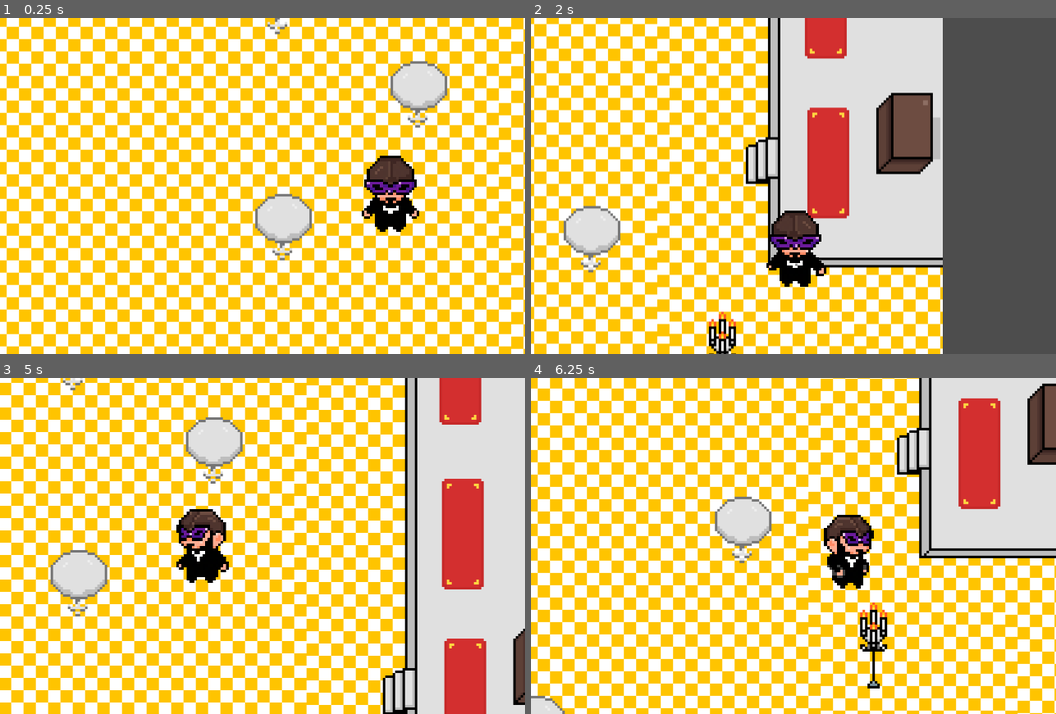
Above: before the commit, frames 1-4 (two rows, left to right).
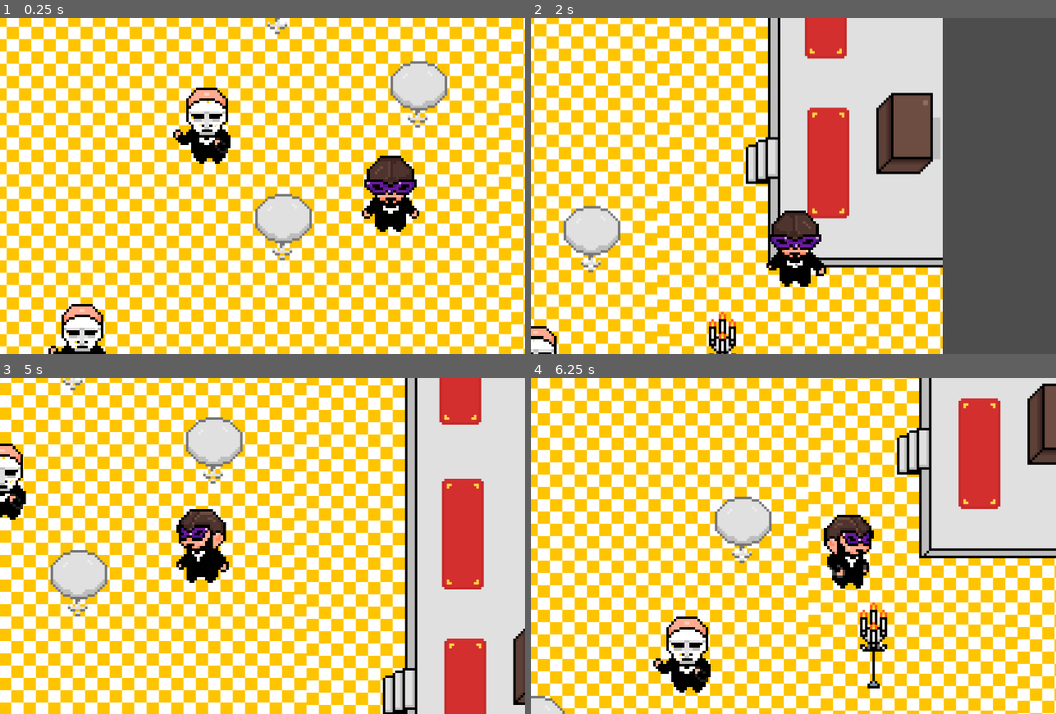
Above: after the commit, the same moments.

Repository: MuriloZF/ggj26
Game: Godot game, scene res://main.tscn
Same seed, same stepped clock (60 frames per second), same inputs: the game is played once before the commit and once after it. This scene is started directly instead of the project's main scene.
Inputs (mouse positions are in pixels of both pictures, inside the frame that each line leads up to):
- Up to frame 1 (0.25 s): no input
- Up to frame 2 (2 s): move the mouse to (909, 169) at 0.52 s; hold D (right) 0.53-1.28 s; tap Space (interact) at 0.6, 1.35 s; move the mouse to (688, 202) at 1.27 s; hold S (down) from 1.28 s (still down)
- Up to frame 3 (5 s): move the mouse to (315, 472) at 2.02 s; release S (down) at 2.03 s; hold D (right) 2.03-2.78 s; tap Space (interact) every 0.75 s from 2.1 to 4.35 s; move the mouse to (236, 613) at 2.77 s; hold W (up) 2.78-3.53 s; move the mouse to (420, 596) at 3.52 s; hold A (left) from 3.53 s (still down); move the mouse to (105, 495) at 4.27 s
- Up to frame 4 (6.25 s): move the mouse to (819, 546) at 5.02 s; release A (left) at 5.03 s; hold S (down) 5.03-5.78 s; tap Space (interact) at 5.1, 5.85 s; move the mouse to (714, 462) at 5.77 s; hold D (right) from 5.78 s (still down)

The runs differ from the first frame. In frame 1, 2.4% of the frame differs, in the area x 9-44%, y 20-100%; in frame 2, 0.3%; in frame 3, 0.8%; in frame 4, 1.5%.

Commit message:
Fixed collision

Diff:
--- /dev/null
+++ b/area_2d.gd
@@ -0,0 +1 @@
+extends Area2D
--- a/boss_fight.tscn
+++ b/boss_fight.tscn
@@ -6,6 +6,7 @@
 [ext_resource type="Script" uid="uid://dl2rv0f4xe1eu" path="res://heart_container.gd" id="3_nq0y5"]
 [ext_resource type="PackedScene" uid="uid://bvqti4pjm32d2" path="res://mask.tscn" id="5_47mo0"]
 [ext_resource type="PackedScene" uid="uid://itefsw05f2dw" path="res://player_camera.tscn" id="6_y2k5v"]
+[ext_resource type="Texture2D" uid="uid://htuqwu7uj5hl" path="res://Sprites/Backgrounds/backgroundBattle.png" id="7_f0fes"]
 
 [sub_resource type="Curve2D" id="Curve2D_n65jo"]
 _data = {
@@ -17,7 +18,7 @@
 script = ExtResource("1_bhtn8")
 
 [node name="player" parent="." groups=["player"] instance=ExtResource("2_n65jo")]
-position = Vector2(546, 572)
+position = Vector2(320, 720)
 
 [node name="maskPath" type="Path2D" parent="."]
 curve = SubResource("Curve2D_n65jo")
@@ -78,6 +79,13 @@
 process_callback = 0
 limit_bottom = 410
 
+[node name="Parallax2D" type="Parallax2D" parent="."]
+
+[node name="backgroundBattle" type="Sprite2D" parent="Parallax2D"]
+z_index = -1
+position = Vector2(400, 280)
+texture = ExtResource("7_f0fes")
+
 [connection signal="timeout" from="maskTimer" to="." method="_on_mask_timer_timeout"]
 [connection signal="timeout" from="fightTimer" to="." method="_on_fight_timer_timeout"]
 [connection signal="maskHit" from="mask" to="player" method="_on_mask_mask_hit"]
--- /dev/null
+++ b/collision_shape_2d_2.gd
@@ -0,0 +1,11 @@
+extends CollisionShape2D
+
+
+# Called when the node enters the scene tree for the first time.
+func _ready() -> void:
+	pass # Replace with function body.
+
+
+# Called every frame. 'delta' is the elapsed time since the previous frame.
+func _process(delta: float) -> void:
+	pass
--- /dev/null
+++ b/main.gd
@@ -0,0 +1,11 @@
+extends Node
+
+func _on_npc_hit() -> void:
+	pass
+
+
+
+
+
+func _on_area_2d_body_entered(body: Node2D) -> void:
+	get_tree().change_scene_to_file("res://boss_fight.tscn")
--- a/main.tscn
+++ b/main.tscn
@@ -1,11 +1,17 @@
-[gd_scene load_steps=5 format=3 uid="uid://cbxkdxfvay15i"]
+[gd_scene load_steps=8 format=3 uid="uid://cbxkdxfvay15i"]
 
 [ext_resource type="PackedScene" uid="uid://ddu6trkcxoe8v" path="res://player.tscn" id="1_h2yge"]
+[ext_resource type="Script" uid="uid://cbxspb53bolt6" path="res://main.gd" id="1_lquwl"]
 [ext_resource type="PackedScene" uid="uid://bkif5d5of0oeu" path="res://npc.tscn" id="2_1bvp3"]
 [ext_resource type="Texture2D" uid="uid://cpv5ond17018h" path="res://Sprites/Backgrounds/mainBackground.png" id="3_lquwl"]
 [ext_resource type="PackedScene" uid="uid://itefsw05f2dw" path="res://player_camera.tscn" id="4_1bvp3"]
+[ext_resource type="Script" uid="uid://dn5vs4y1s1beb" path="res://area_2d.gd" id="5_7mycd"]
+
+[sub_resource type="RectangleShape2D" id="RectangleShape2D_lquwl"]
+size = Vector2(112, 112)
 
 [node name="main" type="Node"]
+script = ExtResource("1_lquwl")
 
 [node name="player" parent="." instance=ExtResource("1_h2yge")]
 position = Vector2(1440, 632)
@@ -17,17 +23,111 @@
 z_index = 1
 position = Vector2(373, 624)
 
+[node name="Area2D" type="Area2D" parent="npc"]
+script = ExtResource("5_7mycd")
+
+[node name="CollisionShape2D" type="CollisionShape2D" parent="npc/Area2D"]
+position = Vector2(3, 0)
+shape = SubResource("RectangleShape2D_lquwl")
+
 [node name="npc2" parent="." instance=ExtResource("2_1bvp3")]
-position = Vector2(712, 544)
+z_index = 1
+position = Vector2(440, 403)
+
+[node name="Area2D" type="Area2D" parent="npc2"]
+script = ExtResource("5_7mycd")
+
+[node name="CollisionShape2D" type="CollisionShape2D" parent="npc2/Area2D"]
+position = Vector2(3, 0)
+shape = SubResource("RectangleShape2D_lquwl")
 
 [node name="npc3" parent="." instance=ExtResource("2_1bvp3")]
-position = Vector2(632, 992)
+z_index = 1
+position = Vector2(688, 560)
+
+[node name="Area2D" type="Area2D" parent="npc3"]
+script = ExtResource("5_7mycd")
+
+[node name="CollisionShape2D" type="CollisionShape2D" parent="npc3/Area2D"]
+position = Vector2(3, 0)
+shape = SubResource("RectangleShape2D_lquwl")
 
 [node name="npc4" parent="." instance=ExtResource("2_1bvp3")]
-position = Vector2(424, 304)
+z_index = 1
+position = Vector2(1216, 552)
+
+[node name="Area2D" type="Area2D" parent="npc4"]
+script = ExtResource("5_7mycd")
+
+[node name="CollisionShape2D" type="CollisionShape2D" parent="npc4/Area2D"]
+position = Vector2(3, 0)
+shape = SubResource("RectangleShape2D_lquwl")
 
 [node name="npc5" parent="." instance=ExtResource("2_1bvp3")]
-position = Vector2(1512, 344)
+z_index = 1
+position = Vector2(1136, 352)
+
+[node name="Area2D" type="Area2D" parent="npc5"]
+script = ExtResource("5_7mycd")
+
+[node name="CollisionShape2D" type="CollisionShape2D" parent="npc5/Area2D"]
+position = Vector2(3, 0)
+shape = SubResource("RectangleShape2D_lquwl")
+
+[node name="npc6" parent="." instance=ExtResource("2_1bvp3")]
+z_index = 1
+position = Vector2(328, 872)
+
+[node name="Area2D" type="Area2D" parent="npc6"]
+script = ExtResource("5_7mycd")
+
+[node name="CollisionShape2D" type="CollisionShape2D" parent="npc6/Area2D"]
+position = Vector2(3, 0)
+shape = SubResource("RectangleShape2D_lquwl")
+
+[node name="npc7" parent="." instance=ExtResource("2_1bvp3")]
+z_index = 1
+position = Vector2(808, 1016)
+
+[node name="Area2D" type="Area2D" parent="npc7"]
+script = ExtResource("5_7mycd")
+
+[node name="CollisionShape2D" type="CollisionShape2D" parent="npc7/Area2D"]
+position = Vector2(3, 0)
+shape = SubResource("RectangleShape2D_lquwl")
+
+[node name="npc8" parent="." instance=ExtResource("2_1bvp3")]
+z_index = 1
+position = Vector2(1424, 1056)
+
+[node name="Area2D" type="Area2D" parent="npc8"]
+script = ExtResource("5_7mycd")
+
+[node name="CollisionShape2D" type="CollisionShape2D" parent="npc8/Area2D"]
+position = Vector2(3, 0)
+shape = SubResource("RectangleShape2D_lquwl")
+
+[node name="npc9" parent="." instance=ExtResource("2_1bvp3")]
+z_index = 1
+position = Vector2(1064, 816)
+
+[node name="Area2D" type="Area2D" parent="npc9"]
+script = ExtResource("5_7mycd")
+
+[node name="CollisionShape2D" type="CollisionShape2D" parent="npc9/Area2D"]
+position = Vector2(3, 0)
+shape = SubResource("RectangleShape2D_lquwl")
+
+[node name="npc10" parent="." instance=ExtResource("2_1bvp3")]
+z_index = 1
+position = Vector2(640, 848)
+
+[node name="Area2D" type="Area2D" parent="npc10"]
+script = ExtResource("5_7mycd")
+
+[node name="CollisionShape2D" type="CollisionShape2D" parent="npc10/Area2D"]
+position = Vector2(3, 0)
+shape = SubResource("RectangleShape2D_lquwl")
 
 [node name="background" type="Parallax2D" parent="."]
 scroll_offset = Vector2(912, 616)
@@ -37,3 +137,45 @@
 z_index = -1
 position = Vector2(48, 0)
 texture = ExtResource("3_lquwl")
+
+[connection signal="onPlayerInteraction" from="player" to="npc" method="_on_player_on_player_interaction"]
+[connection signal="npcHit" from="npc" to="." method="_on_npc_npc_hit"]
+[connection signal="npcHit" from="npc" to="player" method="_on_npc_npc_hit"]
+[connection signal="area_entered" from="npc/Area2D" to="." method="_on_area_2d_area_entered"]
+[connection signal="body_entered" from="npc/Area2D" to="." method="_on_area_2d_body_entered"]
+[connection signal="npcHit" from="npc2" to="." method="_on_npc_npc_hit"]
+[connection signal="npcHit" from="npc2" to="player" method="_on_npc_npc_hit"]
+[connection signal="area_entered" from="npc2/Area2D" to="." method="_on_area_2d_area_entered"]
+[connection signal="body_entered" from="npc2/Area2D" to="." method="_on_area_2d_body_entered"]
+[connection signal="npcHit" from="npc3" to="." method="_on_npc_npc_hit"]
+[connection signal="npcHit" from="npc3" to="player" method="_on_npc_npc_hit"]
+[connection signal="area_entered" from="npc3/Area2D" to="." method="_on_area_2d_area_entered"]
+[connection signal="body_entered" from="npc3/Area2D" to="." method="_on_area_2d_body_entered"]
+[connection signal="npcHit" from="npc4" to="." method="_on_npc_npc_hit"]
+[connection signal="npcHit" from="npc4" to="player" method="_on_npc_npc_hit"]
+[connection signal="area_entered" from="npc4/Area2D" to="." method="_on_area_2d_area_entered"]
+[connection signal="body_entered" from="npc4/Area2D" to="." method="_on_area_2d_body_entered"]
+[connection signal="npcHit" from="npc5" to="." method="_on_npc_npc_hit"]
+[connection signal="npcHit" from="npc5" to="player" method="_on_npc_npc_hit"]
+[connection signal="area_entered" from="npc5/Area2D" to="." method="_on_area_2d_area_entered"]
+[connection signal="body_entered" from="npc5/Area2D" to="." method="_on_area_2d_body_entered"]
+[connection signal="npcHit" from="npc6" to="." method="_on_npc_npc_hit"]
+[connection signal="npcHit" from="npc6" to="player" method="_on_npc_npc_hit"]
+[connection signal="area_entered" from="npc6/Area2D" to="." method="_on_area_2d_area_entered"]
+[connection signal="body_entered" from="npc6/Area2D" to="." method="_on_area_2d_body_entered"]
+[connection signal="npcHit" from="npc7" to="." method="_on_npc_npc_hit"]
+[connection signal="npcHit" from="npc7" to="player" method="_on_npc_npc_hit"]
+[connection signal="area_entered" from="npc7/Area2D" to="." method="_on_area_2d_area_entered"]
+[connection signal="body_entered" from="npc7/Area2D" to="." method="_on_area_2d_body_entered"]
+[connection signal="npcHit" from="npc8" to="." method="_on_npc_npc_hit"]
+[connection signal="npcHit" from="npc8" to="player" method="_on_npc_npc_hit"]
+[connection signal="area_entered" from="npc8/Area2D" to="." method="_on_area_2d_area_entered"]
+[connection signal="body_entered" from="npc8/Area2D" to="." method="_on_area_2d_body_entered"]
+[connection signal="npcHit" from="npc9" to="." method="_on_npc_npc_hit"]
+[connection signal="npcHit" from="npc9" to="player" method="_on_npc_npc_hit"]
+[connection signal="area_entered" from="npc9/Area2D" to="." method="_on_area_2d_area_entered"]
+[connection signal="body_entered" from="npc9/Area2D" to="." method="_on_area_2d_body_entered"]
+[connection signal="npcHit" from="npc10" to="." method="_on_npc_npc_hit"]
+[connection signal="npcHit" from="npc10" to="player" method="_on_npc_npc_hit"]
+[connection signal="area_entered" from="npc10/Area2D" to="." method="_on_area_2d_area_entered"]
+[connection signal="body_entered" from="npc10/Area2D" to="." method="_on_area_2d_body_entered"]
--- a/npc.gd
+++ b/npc.gd
@@ -13,3 +13,6 @@
 func _on_body_entered(body):
 	npcHit.emit()
 	queue_free()
+
+func _on_player_on_player_interaction() -> void:
+	get_tree().change_scene_to_file("res://boss_fight.tscn")
--- a/npc.tscn
+++ b/npc.tscn
@@ -18,15 +18,15 @@
 "speed": 3.0
 }]
 
-[sub_resource type="CapsuleShape2D" id="CapsuleShape2D_kh24r"]
-radius = 48.0
-height = 112.0
+[sub_resource type="RectangleShape2D" id="RectangleShape2D_kh24r"]
+size = Vector2(72, 96)
 
 [node name="npc" type="RigidBody2D"]
 collision_layer = 2
+collision_mask = 3
 can_sleep = false
+freeze = true
 freeze_mode = 1
-custom_integrator = true
 script = ExtResource("1_ideak")
 
 [node name="AnimatedSprite2D" type="AnimatedSprite2D" parent="."]
@@ -37,4 +37,8 @@
 frame_progress = 0.5889251
 
 [node name="CollisionShape2D" type="CollisionShape2D" parent="."]
-shape = SubResource("CapsuleShape2D_kh24r")
+light_mask = 2
+position = Vector2(4, 0)
+shape = SubResource("RectangleShape2D_kh24r")
+
+[connection signal="body_entered" from="." to="." method="_on_body_entered"]
--- a/player.gd
+++ b/player.gd
@@ -3,7 +3,6 @@
 @export var speed = 400
 @export var health = 5
 @export var win = 0
-
 func _ready():
 	pass
 
@@ -67,3 +66,8 @@
 		hide()
 		set_deferred("player", "true")
 	get_parent().get_node("healthCanvas/heartContainer").takeDamage(health)
+
+func _on_npc_hit() -> void:
+	onPlayerInteraction.emit()
+	if Input.is_action_just_pressed("interact"):
+		get_tree().change_scene_to_file("res://boss_fight.tscn")
--- a/player.tscn
+++ b/player.tscn
@@ -62,19 +62,18 @@
 }]
 
 [sub_resource type="CapsuleShape2D" id="CapsuleShape2D_sweqy"]
-radius = 47.0
-height = 104.0
+radius = 45.0
+height = 96.0
 
-[node name="player" type="CharacterBody2D" unique_id=1600938323]
+[node name="player" type="CharacterBody2D"]
 collision_mask = 2
 script = ExtResource("1_onrkg")
 
-[node name="playerAnimation" type="AnimatedSprite2D" parent="." unique_id=117091531]
+[node name="playerAnimation" type="AnimatedSprite2D" parent="."]
 scale = Vector2(0.1, 0.1)
 sprite_frames = SubResource("SpriteFrames_hqtel")
-animation = &"up"
-frame = 2
-frame_progress = 0.19349793
+animation = &"idle"
 
-[node name="playerCollision" type="CollisionShape2D" parent="." unique_id=1419439050 groups=["player"]]
+[node name="playerCollision" type="CollisionShape2D" parent="." groups=["player"]]
+scale = Vector2(0.99999994, 0.99999994)
 shape = SubResource("CapsuleShape2D_sweqy")
Renamed: Sprites/Backgrounds/sr5z418a66ea78aws3.png -> Sprites/Backgrounds/backgroundBattle.png
Not shown, added: Sprites/Backgrounds/backgroundBattle.png.import
Not shown, added: area_2d.gd.uid
Not shown: 1 places in boss_fight.tscn that only renumber resources
Not shown, added: collision_shape_2d_2.gd.uid
Not shown, added: main.gd.uid
Not shown: 1 places in player.tscn that only renumber resources
